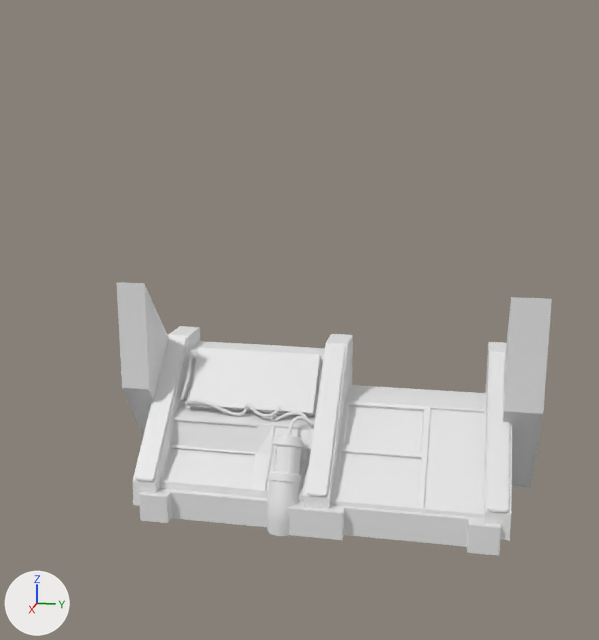
Before and after pictures for a commit that changed the FBX model Assets/3d/Cock pit.fbx.
Before and after are seen from a camera (50 mm lens) standing at (14.13, 2.45, 5.84) and looking at (0.77, -0.22, 2.5). The axes (+X, +Y, +Z) are drawn at lower left. The lights are the same throughout. The older version comes first. Where no turn or scale is listed for an object, it has been applied to the vertices. Vertices at exactly the same position are counted once.

The first picture shows 'BatteryCondom', 'Cockpit', 'Cushon', 'Cushon.001', 'Cushon.002', 'Hydraulic', 'Scock', 'Scock.001', 'Scock.002', 'bASE' and 3 more.
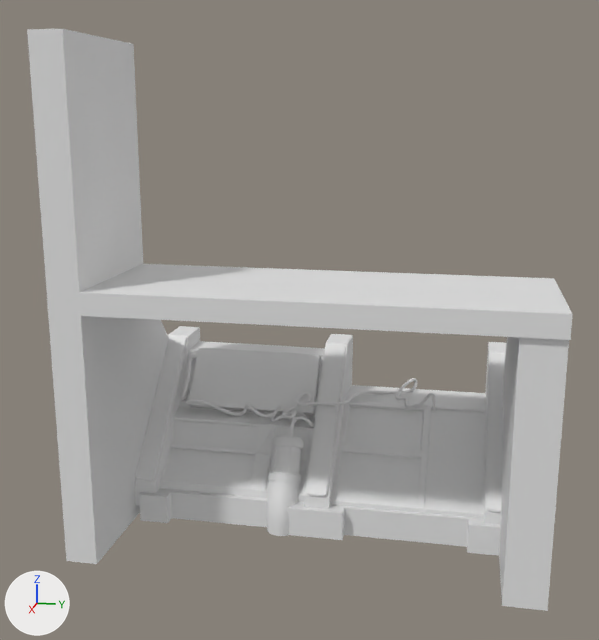
Boxes [x1, y1, x2, y2] around the edits, measured in the pictures (599 x 640 px):
'Cockpit', reshaped (25% wider, 146% taller)
    before: [117, 282, 552, 518]
    after: [27, 29, 573, 611]
'BézierCurve.001', added
    after: [281, 378, 436, 436]
part 1 of me_cube_010, built on
    before: [117, 282, 552, 488]
    after: [27, 29, 573, 611]

The change, as a list of edits to the scene's bpy script:
```text
Change me_cube_010:
    used by ob_cockpit; location = (0.0, 0.0, 0.0)
    remove me_cube_010.from_pydata(...)  # 1262 vertices, 2520 faces; spans x -1.54..1.0, y -3.69..3.89, z -1.0..2.93
    add me_cube_010.from_pydata(...)  # 1282 vertices, 2560 faces; spans x -1.54..2.85, y -3.69..3.9, z -1.22..7.01
    me_cube_010 part 1
    4 vertices are removed from x 0.24..0.3, y -3.69..3.89, z 0.92..0.93
    16 faces are deleted
    16 vertices are added at x 0.24..2.85, y -3.69..3.9, z -1.22..7.01
    8 new vertices lie (2.55, 0.0, 0.0) away from vertices in x 0.24..0.3, y -3.69..3.89, z -1.22..2.93
    56 new faces join them
Add me_béziercurve_001:
    me_béziercurve_001.from_pydata(...)  # 1940 vertices, 3876 faces; spans x -2.34..-0.45, y -0.69..2.07, z 0.25..0.94
Add ob_béziercurve_001:
    ob_béziercurve_001 = bpy.data.objects.new('BézierCurve.001', me_béziercurve_001)
    ob_béziercurve_001.location = (0.98, 0.0, 0.0)
```
